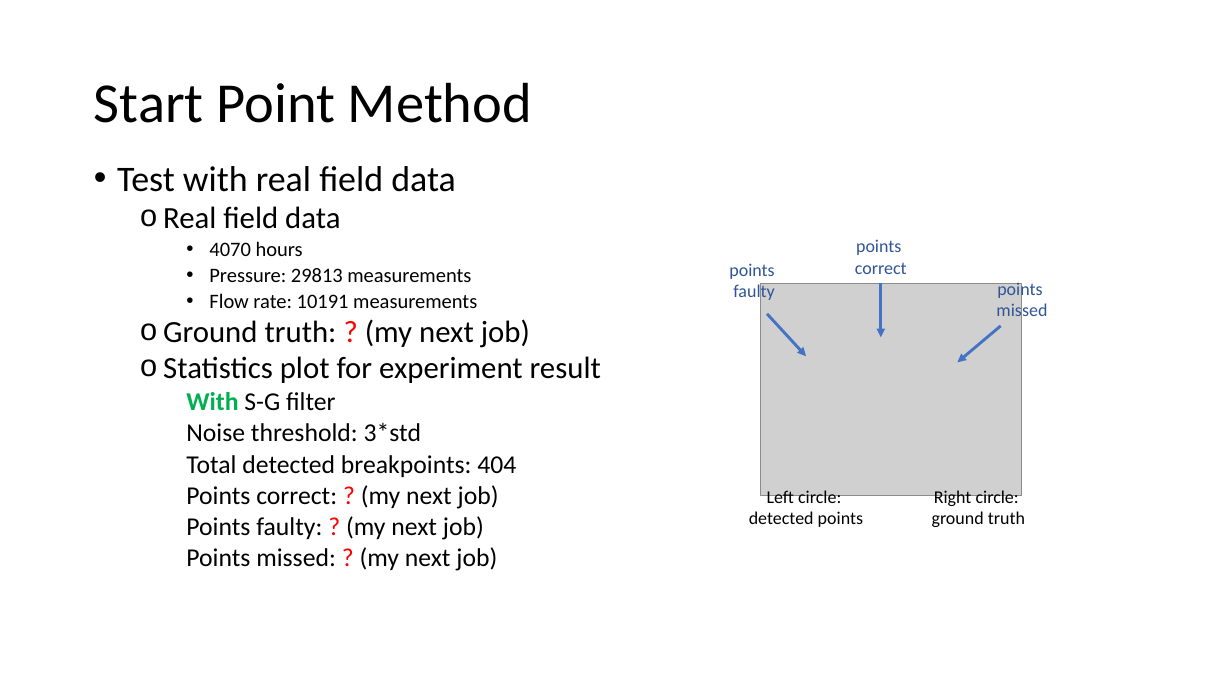
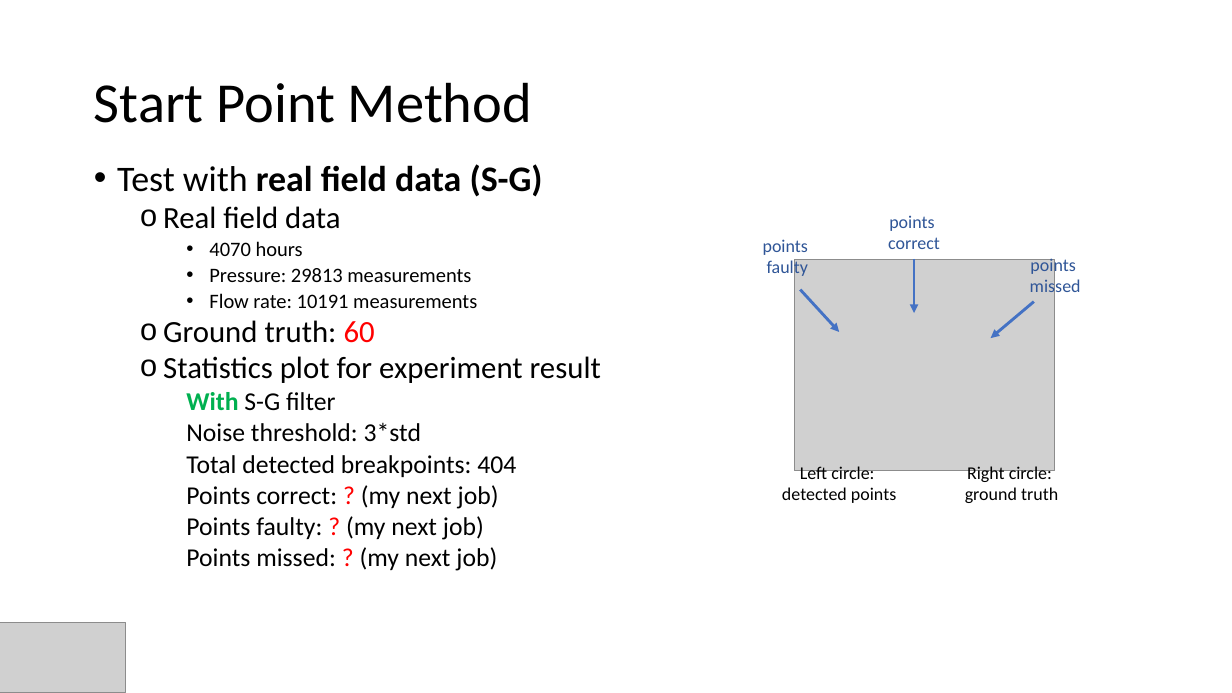
Before and after one commit to juneciel510/transient_identification, a slide deck: slide 44 of Transient_identification_LejunChen.pptx (slide 43 before the commit). Drawn at 1232x693 pixels with LibreOffice and Linux fonts; fonts in the diff are those of the drawing; grey boxes stand for pictures. Boxes give left, top, right and bottom in pixels: in the first picture for what was removed or moved away, otherwise in the second. Text is boxed around its words. In the diff, an @@ line names an element or a change of style, - is before the commit and + after.

```diff
--- a/Transient_identification_LejunChen.pptx
+++ b/Transient_identification_LejunChen.pptx
@@ text at box(117, 164, 543, 197): text changed; bold on @@
-• Test with real field data
+• Test with real field data (S-G)
@@ text at box(163, 320, 375, 343): text changed @@
-  o Ground truth: ? (my next job)
+  o Ground truth: 60
@@ 5 texts, 3 arrows, 1 picture: place and size @@
-5 texts, 3 arrows, 1 picture at box(729, 239, 1047, 527)
+5 texts, 3 arrows, 1 picture at box(763, 215, 1081, 503)
@@ picture added at box(0, 622, 126, 693) @@
```
Also in this commit, not shown: 14 other slides changed, 4 slides added, 5 other files.
